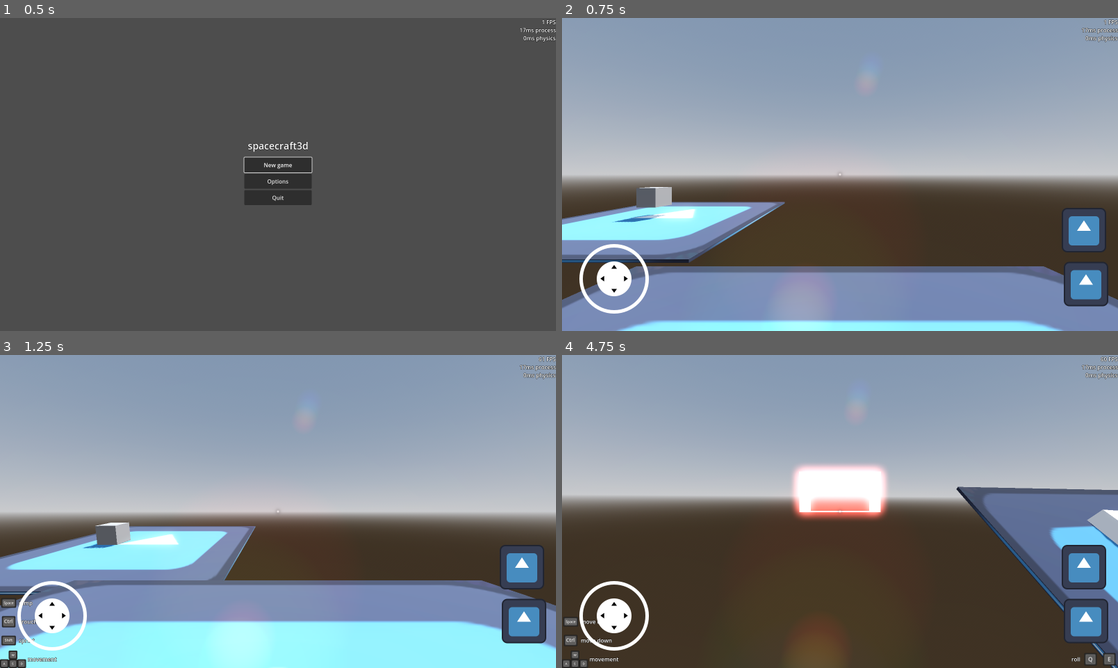
Above: before the commit, frames 1-4 (two rows, left to right).
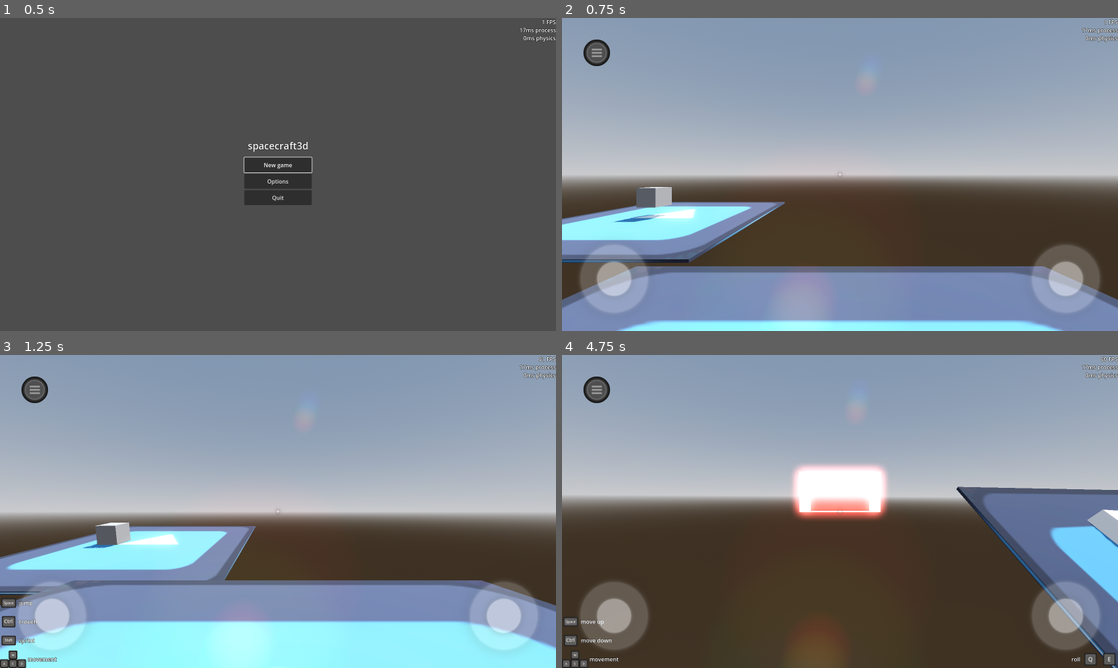
Above: after the commit, the same moments.

Repository: matmas/spacecraft3d
Game: Godot game, scene res://menus/main_menu/main_menu.tscn
Same seed, same stepped clock (60 frames per second), same inputs: the game is played once before the commit and once after it. The engine's default icon, where the game draws it, is replaced by a stand-in: a white triangle on a blue panel in a dark square.
Inputs (mouse positions are in pixels of both pictures, inside the frame that each line leads up to):
- Up to frame 1 (0.5 s): no input
- Up to frame 2 (0.75 s): click "New game" at 0.5 s
- Up to frame 3 (1.25 s): no input
- Up to frame 4 (4.75 s): tap Enter at 1.25 s; move the mouse to (867, 511) at 1.27 s; hold Ctrl (crouch) 1.28-2.03 s; hold W (move_forward) from 1.28 s (still down); click (867, 511) at 1.42 s; tap Space (jump) at 1.52, 2.27, 3.77, 4.52 s; move the mouse to (812, 511) at 2.02 s; tap Ctrl (crouch) at 2.1, 3.8 s; move the mouse to (851, 505) at 2.77 s; hold Ctrl (crouch) 2.78-3.53 s; click (851, 505) at 2.85 s; move the mouse to (834, 517) at 3.52 s; tap Shift (sprint) at 3.6 s; click (834, 517) at 3.67 s; move the mouse to (878, 514) at 4.27 s; hold Ctrl (crouch) from 4.28 s (still down); tap Backspace at 4.35 s

Frame 1 is identical in both runs. In frame 2, 5.7% of the frame differs, in the area x 3-99%, y 6-95%; in frame 3, 4.9%; in frame 4, 5.9%.

Commit message:
Change appearance of virtual joystick and adjust input icons

Diff:
--- a/emulate_mouse_from_touch/emulate_mouse_from_touch_autoload.gd
+++ b/emulate_mouse_from_touch/emulate_mouse_from_touch_autoload.gd
@@ -15,7 +15,6 @@
 			e.pressed = event.is_pressed()
 			e.position = embedded_window_position + (event as InputEventScreenTouch).position
 			get_tree().root.push_input(e, true)
-			get_viewport().set_input_as_handled()
 		"InputEventScreenDrag":
 			var drag_event := event as InputEventScreenDrag
 			var e := InputEventMouseMotion.new()
@@ -23,7 +22,6 @@
 			e.relative = drag_event.relative
 			e.velocity = drag_event.velocity
 			get_tree().root.push_input(e, true)
-			get_viewport().set_input_as_handled()
 
 
 func _on_gui_focus_changed(node: Control) -> void:
--- a/scene_buttons/scene_button.gd
+++ b/scene_buttons/scene_button.gd
@@ -18,7 +18,8 @@
 func _on_scene_closed() -> void:
 	owner.show()
 	_restore_shortcuts_recursively(owner)
-	grab_focus()
+	if is_inside_tree():
+		grab_focus()
 
 
 func _clear_shortcuts_recursively(node: Node) -> void:
--- a/touch_screen_buttons/touch_screen_buttons.tscn
+++ b/touch_screen_buttons/touch_screen_buttons.tscn
@@ -1,30 +1,16 @@
-[gd_scene load_steps=7 format=3 uid="uid://bc275k4543pyd"]
+[gd_scene load_steps=3 format=3 uid="uid://bc275k4543pyd"]
 
-[ext_resource type="Texture2D" uid="uid://dyiq8maipat2i" path="res://icon.svg" id="1_fj2kx"]
-[ext_resource type="Texture2D" uid="uid://oou2dp7ftdkc" path="res://touch_screen_buttons/joystick_outline.png" id="3_mjbc8"]
-[ext_resource type="Script" path="res://touch_screen_buttons/virtual_joystick.gd" id="3_pmdmo"]
-[ext_resource type="Texture2D" uid="uid://o7fps01xcvgt" path="res://touch_screen_buttons/joystick_tip.png" id="4_lu0fn"]
-
-[sub_resource type="CircleShape2D" id="CircleShape2D_n6y7r"]
-radius = 122.93
-
-[sub_resource type="CircleShape2D" id="CircleShape2D_h2ngx"]
-radius = 75.0
+[ext_resource type="Texture2D" uid="uid://b1k8l403nbile" path="res://input_icons/icons/xbox_series/start.png" id="1_dx033"]
+[ext_resource type="PackedScene" uid="uid://cv5p05tu6tssn" path="res://virtual_joystick/virtual_joystick.tscn" id="2_ngcm6"]
 
 [node name="TouchScreenButtons" type="CanvasLayer"]
 process_mode = 3
 layer = 0
 
 [node name="TouchScreenButton" type="TouchScreenButton" parent="."]
-position = Vector2(1444, 701)
-texture_normal = ExtResource("1_fj2kx")
+position = Vector2(50, 50)
+texture_normal = ExtResource("1_dx033")
 action = "jump"
-
-[node name="TouchScreenButton2" type="TouchScreenButton" parent="."]
-position = Vector2(1438, 546)
-texture_normal = ExtResource("1_fj2kx")
-shape = SubResource("CircleShape2D_n6y7r")
-action = "crouch"
 
 [node name="Margin" type="MarginContainer" parent="."]
 anchors_preset = 2
@@ -38,13 +24,27 @@
 theme_override_constants/margin_right = 50
 theme_override_constants/margin_bottom = 50
 
-[node name="VirtualJoystick" type="TextureRect" parent="Margin"]
+[node name="VirtualJoystick" parent="Margin" instance=ExtResource("2_ngcm6")]
 layout_mode = 2
-texture = ExtResource("3_mjbc8")
-script = ExtResource("3_pmdmo")
-tip = ExtResource("4_lu0fn")
-shape = SubResource("CircleShape2D_h2ngx")
-action_up = &"move_forward"
-action_down = &"move_backward"
-action_left = &"move_left"
-action_right = &"move_right"
+
+[node name="Margin2" type="MarginContainer" parent="."]
+anchors_preset = 3
+anchor_left = 1.0
+anchor_top = 1.0
+anchor_right = 1.0
+anchor_bottom = 1.0
+offset_left = -300.0
+offset_top = -300.0
+grow_horizontal = 0
+grow_vertical = 0
+theme_override_constants/margin_left = 50
+theme_override_constants/margin_top = 50
+theme_override_constants/margin_right = 50
+theme_override_constants/margin_bottom = 50
+
+[node name="VirtualJoystick" parent="Margin2" instance=ExtResource("2_ngcm6")]
+layout_mode = 2
+action_up = &"look_up"
+action_down = &"look_down"
+action_left = &"look_left"
+action_right = &"look_right"
--- /dev/null
+++ b/virtual_joystick/disc.gdshader
@@ -0,0 +1,24 @@
+shader_type canvas_item;
+uniform vec4 color: source_color = vec4(vec3(1.0), 1.0);
+
+float crossed_lines(vec2 uv) {
+	vec2 center = vec2(0.5);
+	float vertical_line = min(pow(1.0 - abs(center.x - uv.x), 40.0) * 4.0, 1.0);
+	float horizontal_line = min(pow(1.0 - abs(center.y - uv.y), 40.0) * 4.0, 1.0);
+	return vertical_line + horizontal_line;
+}
+
+float disc(vec2 uv) {
+	vec2 center = vec2(0.5);
+	return min(pow(1.0 - distance(center, uv), 18.0) * 1000.0, 1.0);
+}
+
+float inner_disc(vec2 uv) {
+	vec2 center = vec2(0.5);
+	return min(pow(1.0 - distance(center, uv), 40.0) * 10000.0, 1.0);
+}
+
+void fragment() {
+	float pattern = clamp(disc(UV), 0.0, 1.0);
+	COLOR = pattern * color;
+}
--- a/touch_screen_buttons/virtual_joystick.gd
+++ b/virtual_joystick/virtual_joystick.gd
@@ -1,10 +1,9 @@
 @tool
-extends TextureRect
+extends Control
+class_name VirtualJoystick
 
-@export var tip: Texture2D:
-	set(value):
-		tip = value
-		queue_redraw()
+@onready var movable_part := $MovablePart as Control
+
 @export var shape: CircleShape2D:
 	set(value):
 		if shape:
@@ -28,9 +27,8 @@
 var current_value := Vector2()
 var current_index := -1
 
+
 func _draw() -> void:
-	if tip:
-		draw_texture(tip, size * 0.5 - tip.get_size() * 0.5 + current_value * shape.radius)
 	if shape and Engine.is_editor_hint() or get_tree().is_debugging_collisions_hint():
 		draw_circle(size * 0.5, shape.radius, ProjectSettings.get_setting("debug/shapes/collision/shape_color"))
 
@@ -42,14 +40,14 @@
 	if not shape:
 		return  # No shape no game
 
-	if current_index != -1:  # We are tracking some finger index
+	if current_index != -1:  # Tracking a finger
 		match event.get_class():
 			"InputEventScreenTouch":
 				if (event as InputEventScreenTouch).index != current_index:
-					return  # We are not interested in other finger touches
+					return  # Not interested in other finger touches
 			"InputEventScreenDrag":
 				if (event as InputEventScreenDrag).index != current_index:
-					return  # We are not interested in other finger movements
+					return  # Not interested in other finger movements
 
 	var event_position: Vector2
 	match event.get_class():
@@ -70,17 +68,19 @@
 				else:
 					return  # Ignore finger presses outside shape
 			else:  # Finger release
-				for action in [action_up, action_down, action_left, action_right]:
-					_trigger_input(action, false)
-				current_value = Vector2()
-				current_index = -1
-				get_viewport().set_input_as_handled()
+				if current_index == (event as InputEventScreenTouch).index:
+					for action in [action_up, action_down, action_left, action_right]:
+						_trigger_input(action, false)
+					current_value = Vector2()
+					current_index = -1
+					get_viewport().set_input_as_handled()
 		"InputEventScreenDrag":
 			if current_index != -1:
 				current_value = vector if vector.length_squared() < 1.0 else vector.normalized()
 				_trigger_input_from_vector(current_value)
 				get_viewport().set_input_as_handled()
-	queue_redraw()
+
+	movable_part.position = size * 0.5 - movable_part.size * 0.5 + current_value * shape.radius
 
 
 func _trigger_input_from_vector(vector: Vector2) -> void:
--- /dev/null
+++ b/virtual_joystick/virtual_joystick.tscn
@@ -0,0 +1,56 @@
+[gd_scene load_steps=7 format=3 uid="uid://cv5p05tu6tssn"]
+
+[ext_resource type="Script" path="res://virtual_joystick/virtual_joystick.gd" id="1_bqojw"]
+[ext_resource type="Shader" path="res://virtual_joystick/disc.gdshader" id="4_07rug"]
+[ext_resource type="Texture2D" uid="uid://k5g4ps525kly" path="res://virtual_joystick/transparent1x1.png" id="5_vb2dw"]
+
+[sub_resource type="CircleShape2D" id="CircleShape2D_kggmo"]
+radius = 75.0
+
+[sub_resource type="ShaderMaterial" id="ShaderMaterial_fkjyd"]
+shader = ExtResource("4_07rug")
+shader_parameter/color = Color(1, 1, 1, 0.4)
+
+[sub_resource type="ShaderMaterial" id="ShaderMaterial_e50cm"]
+shader = ExtResource("4_07rug")
+shader_parameter/color = Color(1, 1, 1, 0.2)
+
+[node name="VirtualJoystick" type="Control"]
+custom_minimum_size = Vector2(200, 200)
+layout_mode = 3
+anchors_preset = 0
+offset_right = 40.0
+offset_bottom = 40.0
+script = ExtResource("1_bqojw")
+shape = SubResource("CircleShape2D_kggmo")
+action_up = &"move_forward"
+action_down = &"move_backward"
+action_left = &"move_left"
+action_right = &"move_right"
+
+[node name="MovablePart" type="Control" parent="."]
+custom_minimum_size = Vector2(100, 100)
+layout_mode = 1
+anchors_preset = 8
+anchor_left = 0.5
+anchor_top = 0.5
+anchor_right = 0.5
+anchor_bottom = 0.5
+offset_left = -50.0
+offset_top = -50.0
+offset_right = 50.0
+offset_bottom = 50.0
+grow_horizontal = 2
+grow_vertical = 2
+
+[node name="Tip" type="Sprite2D" parent="MovablePart"]
+material = SubResource("ShaderMaterial_fkjyd")
+position = Vector2(50, 50)
+scale = Vector2(150, 150)
+texture = ExtResource("5_vb2dw")
+
+[node name="Base" type="Sprite2D" parent="."]
+material = SubResource("ShaderMaterial_e50cm")
+position = Vector2(100, 100)
+scale = Vector2(300, 300)
+texture = ExtResource("5_vb2dw")
Binary file changed: input_icons/icons/ps3/left_stick_down.png
Binary file changed: input_icons/icons/ps3/left_stick_left.png
Binary file changed: input_icons/icons/ps3/left_stick_right.png
Binary file changed: input_icons/icons/ps3/left_stick_up.png
Binary file changed: input_icons/icons/ps3/right_stick_down.png
Binary file changed: input_icons/icons/ps3/right_stick_left.png
Binary file changed: input_icons/icons/ps3/right_stick_right.png
Binary file changed: input_icons/icons/ps3/right_stick_up.png
Binary file changed: input_icons/icons/ps4/left_stick_down.png
Binary file changed: input_icons/icons/ps4/left_stick_left.png
Binary file changed: input_icons/icons/ps4/left_stick_right.png
Binary file changed: input_icons/icons/ps4/left_stick_up.png
(and 65 more such lines)
